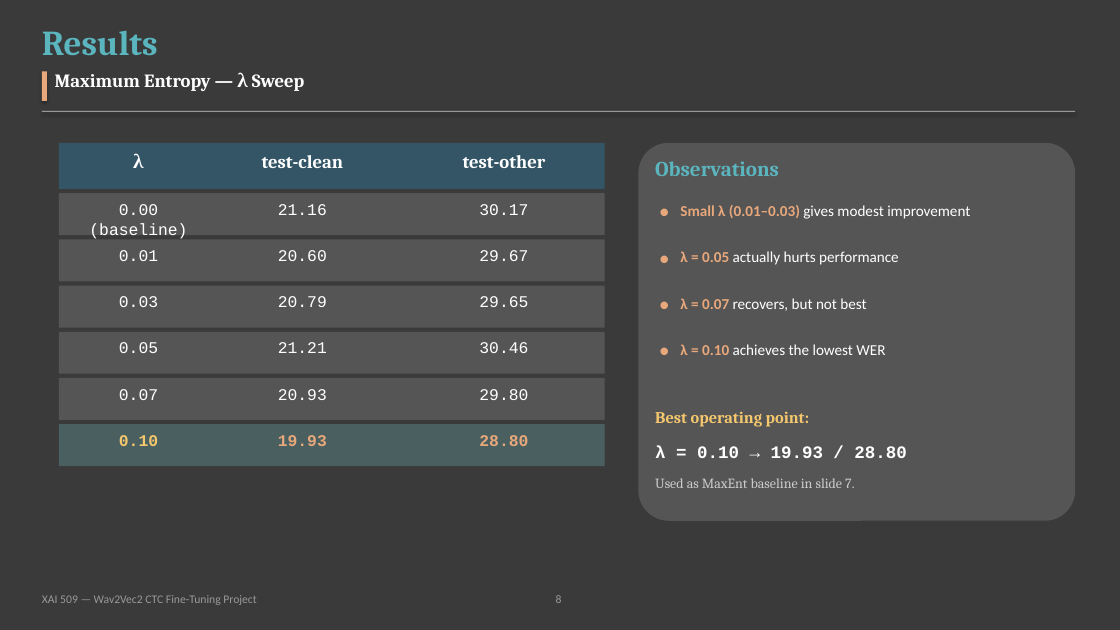
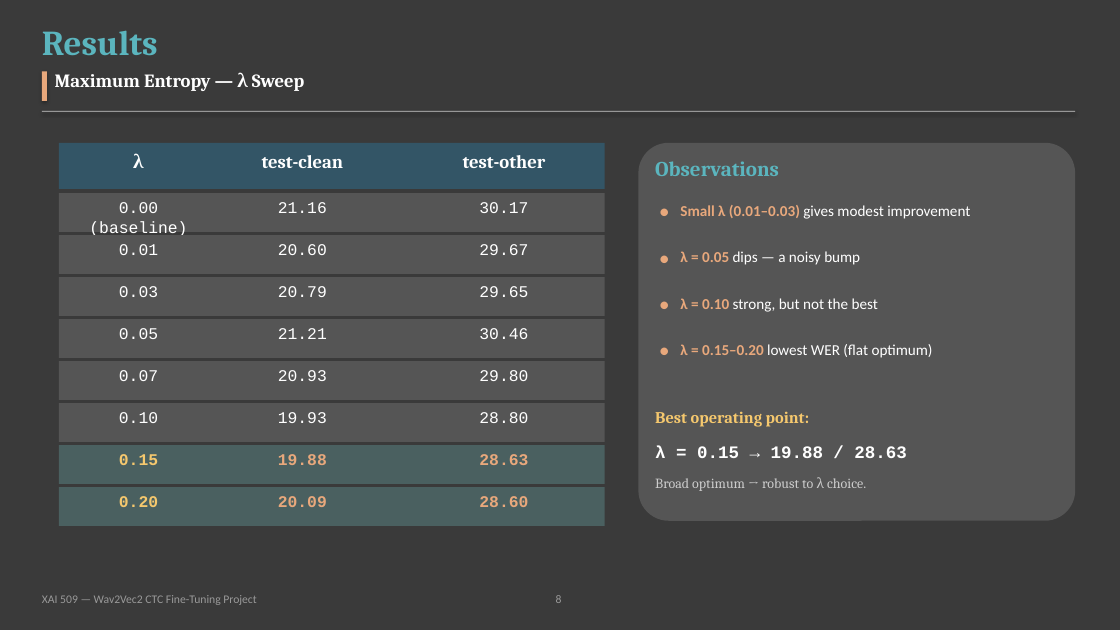
Before and after one commit to dlsw0-0/XAI-509-Course-Project, a slide deck: slide 8 of presentation/presentation.pptx. Drawn at 1120x630 pixels with LibreOffice and Linux fonts; fonts in the diff are those of the drawing. Boxes give left, top, right and bottom in pixels: in the first picture for what was removed or moved away, otherwise in the second. Text is boxed around its words. In the diff, an @@ line names an element or a change of style, - is before the commit and + after.

```diff
--- a/presentation/presentation.pptx
+++ b/presentation/presentation.pptx
@@ text "0.00 (baseline)": place and size @@
-text "0.00 (baseline)" at [89,204,187,239]
+text "0.00 (baseline)" at [89,202,187,235]
@@ 3 texts, 1 rectangle: place and size @@
-3 texts, 1 rectangle at [59,239,605,281]
+3 texts, 1 rectangle at [59,235,605,274]
@@ text at [680,251,860,265]: text changed @@
-λ = 0.05 actually hurts performance
+λ = 0.05 dips — a noisy bump
@@ 3 texts, 1 rectangle: place and size @@
-3 texts, 1 rectangle at [59,286,605,328]
+3 texts, 1 rectangle at [59,277,605,316]
@@ text at [680,298,878,312]: text changed @@
-λ = 0.07 recovers, but not best
+λ = 0.10 strong, but not the best
@@ text at [680,344,933,358]: text changed @@
-λ = 0.10 achieves the lowest WER
+λ = 0.15–0.20 lowest WER (flat optimum)
@@ 3 texts, 2 rectangles: place and size @@
-3 texts, 2 rectangles at [59,332,605,420]
+3 texts, 2 rectangles at [59,319,605,400]
@@ rectangle added at [59,403,605,442], fill #555555 @@
@@ text "0.10" at [119,412,158,423]: text colour #F5C86E to #FFFFFF, bold off @@
@@ text "19.93" at [278,412,327,423]: text colour #E8A87C to #FFFFFF, bold off @@
@@ 6 texts: place and size @@
-6 texts at [119,389,528,446]
+6 texts at [119,370,528,423]
@@ text "28.80" at [479,412,528,423]: text colour #E8A87C to #FFFFFF, bold off @@
@@ rectangle: place and size @@
-rectangle at [59,424,605,466]
+rectangle at [59,445,605,484]
@@ text at [655,446,906,458]: text changed @@
-λ = 0.10 → 19.93 / 28.80
+λ = 0.15 → 19.88 / 28.63
@@ text added at [119,454,158,465], 14 pt, text #F5C86E, bold @@
+0.15
@@ text added at [278,454,327,465], 14 pt, text #E8A87C, bold @@
+19.88
@@ text added at [479,454,528,465], 14 pt, text #E8A87C, bold @@
+28.63
@@ text at [655,477,866,491]: text changed @@
-Used as MaxEnt baseline in slide 7.
+Broad optimum → robust to λ choice.
@@ rectangle added at [59,487,605,526], fill #4A6060 @@
@@ text added at [119,496,158,507], 14 pt, text #F5C86E, bold @@
+0.20
@@ text added at [278,496,327,507], 14 pt, text #E8A87C, bold @@
+20.09
@@ text added at [479,496,528,507], 14 pt, text #E8A87C, bold @@
+28.60
```
Also in this commit, not shown: 4 other slides changed, 1 slide added, 37 other files.
